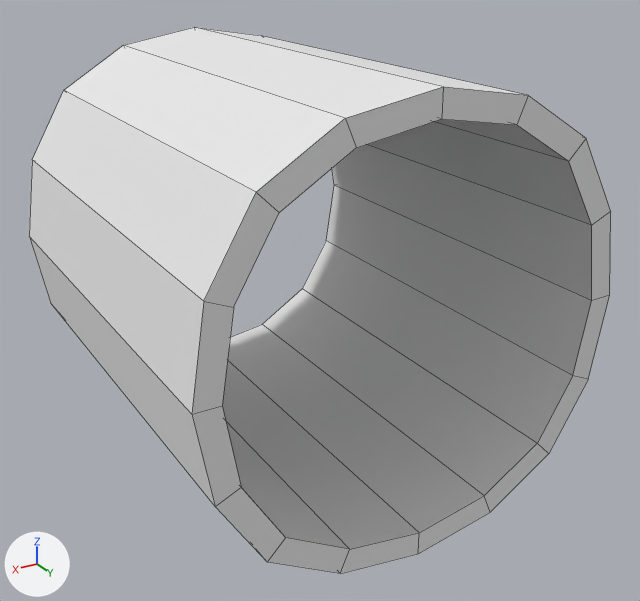
The Blender file Assets/3D Models/Pipe.blend as it was, and as the next commit left it.
One viewpoint serves both versions: a 50 mm camera at (1.422, 2.148, 1.217) aimed at (0.468, 0.558, 0.422). The axes (+X, +Y, +Z) are drawn at lower left. The lights are the same throughout. Mesh edges are drawn as thin lines.
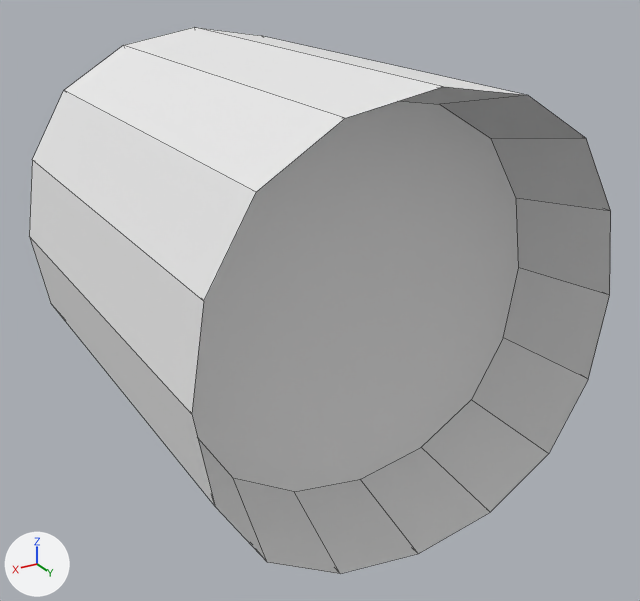
Changed parts and their boxes [x1, y1, x2, y2] in the pictures (640 x 601 px):
part 1 of me_cube, built on
    both: [192, 87, 611, 574]

The change, as a diff of the scene's bpy script:
```diff
--- a/Assets/3D Models/Pipe.blend.py
+++ b/Assets/3D Models/Pipe.blend.py
@@ me_cube @@
 me_cube.from_pydata(...)  # 64 vertices, 64 faces; spans x 0.031..0.969, y -1.0..0.0, z -0.969..-0.031
 # used by ob_cube; location = (0.0, 0.0, 0.0); rotation_euler = (3.142, 0.0, 0.0), in degrees (180, 0, 0)
 # verts and faces of me_cube; kept vertices keep their numbers, new ones are numbered from 64
 # before: 32 (0.888, -1.0, -0.666) at pixel (233, 307), 33 (0.916, -1.0, -0.5) at pixel (222, 405), 34 (0.888, -1.0, -0.334) at pixel (241, 487), 35 (0.666, -1.0, -0.888) at pixel (356, 147), 36 (0.5, -1.0, -0.916) at pixel (441, 118)
 # before: 37 (0.334, -1.0, -0.888) at pixel (516, 124), 38 (0.666, -1.0, -0.112) at pixel (349, 549), 39 (0.5, -1.0, -0.084) at pixel (419, 532), 40 (0.334, -1.0, -0.112) at pixel (484, 495), 41 (0.112, -1.0, -0.334) at pixel (572, 375)
 # before: 42 (0.084, -1.0, -0.5) at pixel (591, 300), 43 (0.112, -1.0, -0.666) at pixel (591, 225), 56 (0.805, -1.0, -0.195) at pixel (285, 537), 57 (0.195, -1.0, -0.195) at pixel (537, 443), 60 (0.805, -1.0, -0.805) at pixel (279, 212)
 # before: 61 (0.195, -1.0, -0.805) at pixel (568, 161)
+# me_cube part 1
+for i in [*range(32, 44), 56, 57, 60, 61]: verts[i] += (0.0, 0.216, 0.0)
+faces += [(32, 60, 35, 36, 37, 61, 43, 42, 41, 57, 40, 39, 38, 56, 34, 33)]
 me_cube.materials.append(mat_material)
```
